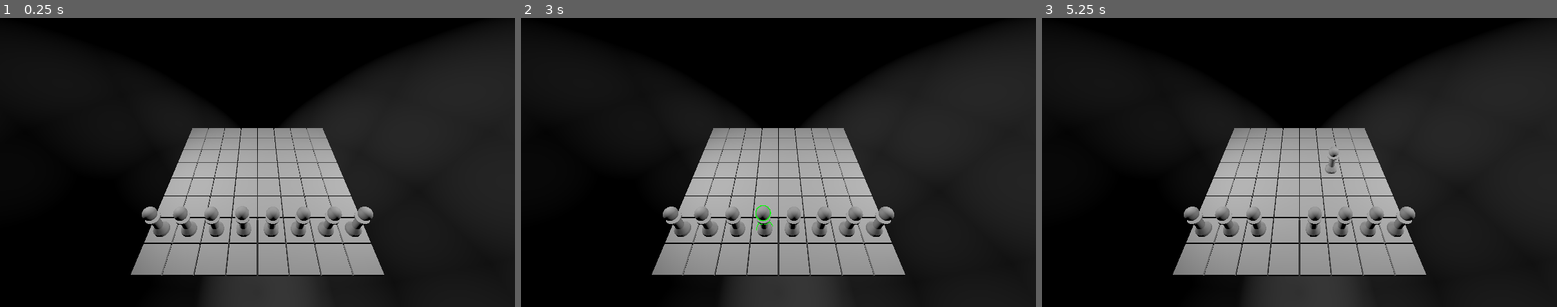
Above: before the commit, frames 1-3 (left to right).
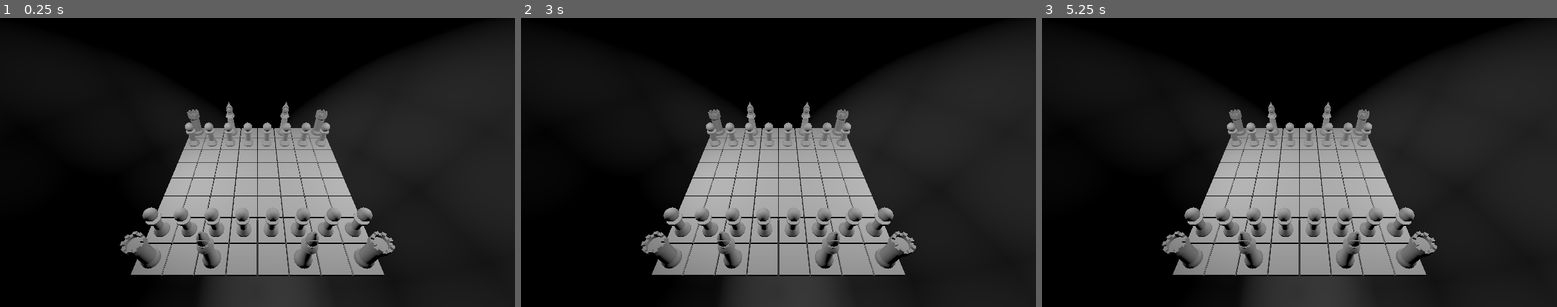
Above: after the commit, the same moments.

Repository: TheLuckyKing25/chess_plus
Game: Godot game, scene res://node_3d.tscn
Same seed, same stepped clock (60 frames per second), same inputs: the game is played once before the commit and once after it.
Inputs (mouse positions are in pixels of both pictures, inside the frame that each line leads up to):
- Up to frame 1 (0.25 s): no input
- Up to frame 2 (3 s): tap Enter at 0.5, 2 s; move the mouse to (891, 148) at 0.52 s; click (891, 148) at 0.67 s; tap Space at 1.25, 2.75 s; move the mouse to (675, 176) at 1.27 s; click (675, 176) at 1.42 s; move the mouse to (830, 98) at 2.02 s; click (830, 98) at 2.17 s; move the mouse to (752, 220) at 2.77 s; click (752, 220) at 2.92 s
- Up to frame 3 (5.25 s): tap Enter at 3.5 s; move the mouse to (1454, 205) at 3.52 s; click (1454, 205) at 3.67 s; tap Space at 4.25 s; move the mouse to (1145, 119) at 4.27 s; click (1145, 119) at 4.42 s; move the mouse to (1325, 162) at 5.02 s; click (1325, 162) at 5.17 s

The runs differ from the first frame. In frame 1, 3.3% of the frame differs, in the area x 23-77%, y 29-87%; in frame 2, 3.3%; in frame 3, 3.5%.

Commit message:
Changed piece parents. General selection scripts.
Added the selection scripts from the Pawn to the Rook and Bishop.

Changed the names of the scripts to make it clear what each script does.

Moved the pieces from the main scene to the board scene. Each piece is now a child of the tile it is on, which should make it easier to detect empty tiles.

I also made it so two pieces cannot occupy the same tile, but this might need to be changed in the future.

Diff:
--- a/Bishop.tscn
+++ b/Bishop.tscn
@@ -1,10 +1,11 @@
-[gd_scene load_steps=4 format=3 uid="uid://b4axunshn8kgc"]
+[gd_scene load_steps=5 format=3 uid="uid://b4axunshn8kgc"]
 
+[ext_resource type="Script" uid="uid://r66mv5p80r5" path="res://piece_selection.gd" id="1_pt3tq"]
 [ext_resource type="ArrayMesh" uid="uid://bh6148leh6x14" path="res://assets/bishop_mesh.obj" id="1_wqw4l"]
 
-[sub_resource type="BoxShape3D" id="BoxShape3D_wqw4l"]
+[sub_resource type="BoxShape3D" id="BoxShape3D_ny8vt"]
 margin = 0.0
-size = Vector3(2.35426, 7.00203, 2.42313)
+size = Vector3(2, 4.5, 2)
 
 [sub_resource type="StandardMaterial3D" id="StandardMaterial3D_pt3tq"]
 cull_mode = 1
@@ -13,23 +14,25 @@
 grow = true
 grow_amount = 0.1
 
-[node name="Node3D" type="Node3D"]
+[node name="Bishop" type="Node3D"]
 
 [node name="AnimatableBody3D" type="AnimatableBody3D" parent="."]
-
-[node name="CollisionShape3D" type="CollisionShape3D" parent="AnimatableBody3D"]
-transform = Transform3D(0.3, 0, 0, 0, 0.3, 0, 0, 0, 0.3, 0.00333474, 1.04922, 0.00370387)
-visible = false
-shape = SubResource("BoxShape3D_wqw4l")
+script = ExtResource("1_pt3tq")
 
 [node name="Mesh" type="MeshInstance3D" parent="AnimatableBody3D"]
-transform = Transform3D(0.3, 0, 0, 0, 0.3, 0, 0, 0, 0.3, 0, 0, 0)
+transform = Transform3D(-1.31134e-08, 0, -0.3, 0, 0.3, 0, 0.3, 0, -1.31134e-08, 0, 0, 0)
 mesh = ExtResource("1_wqw4l")
 skeleton = NodePath("../../..")
 
+[node name="CollisionShape3D" type="CollisionShape3D" parent="AnimatableBody3D"]
+transform = Transform3D(0.3, 0, 0, 0, 0.3, 0, 0, 0, 0.3, 0.003, 0.677, 0.004)
+shape = SubResource("BoxShape3D_ny8vt")
+
 [node name="Outline" type="MeshInstance3D" parent="AnimatableBody3D"]
-transform = Transform3D(0.3, 0, 0, 0, 0.3, 0, 0, 0, 0.3, 0, 0, 0)
+transform = Transform3D(-1.31134e-08, 0, -0.3, 0, 0.3, 0, 0.3, 0, -1.31134e-08, 0, 0, 0)
 material_override = SubResource("StandardMaterial3D_pt3tq")
 extra_cull_margin = 36.03
 mesh = ExtResource("1_wqw4l")
 skeleton = NodePath("../..")
+
+[connection signal="input_event" from="AnimatableBody3D" to="AnimatableBody3D" method="_on_input_event"]
--- a/Board.tscn
+++ b/Board.tscn
@@ -1,17 +1,24 @@
-[gd_scene load_steps=2 format=3 uid="uid://vqvs470xc1lw"]
+[gd_scene load_steps=5 format=3 uid="uid://vqvs470xc1lw"]
 
 [ext_resource type="PackedScene" uid="uid://bgn763vrxmmcu" path="res://Tile.tscn" id="1_nd4as"]
-
-[node name="Node3D" type="Node3D"]
+[ext_resource type="PackedScene" uid="uid://b2wm4ux7jjth6" path="res://Rook.tscn" id="2_3ng4l"]
+[ext_resource type="PackedScene" uid="uid://c54qlxs7mr3qm" path="res://Pawn.tscn" id="3_otxgx"]
+[ext_resource type="PackedScene" uid="uid://b4axunshn8kgc" path="res://Bishop.tscn" id="4_hq5ls"]
+
+[node name="Board" type="Node3D"]
 
 [node name="Row 1" type="Node3D" parent="."]
 
 [node name="Tile1" parent="Row 1" instance=ExtResource("1_nd4as")]
 transform = Transform3D(1, 0, 0, 0, 1, 0, 0, 0, 1, 0, 0, -0.000168562)
 
+[node name="Rook" parent="Row 1/Tile1" instance=ExtResource("2_3ng4l")]
+
 [node name="Tile2" parent="Row 1" instance=ExtResource("1_nd4as")]
 transform = Transform3D(1, 0, 0, 0, 1, 0, 0, 0, 1, 0, 0, 1)
 
+[node name="Pawn" parent="Row 1/Tile2" instance=ExtResource("3_otxgx")]
+
 [node name="Tile3" parent="Row 1" instance=ExtResource("1_nd4as")]
 transform = Transform3D(1, 0, 0, 0, 1, 0, 0, 0, 1, 0, 0, 2)
 
@@ -27,8 +34,12 @@
 [node name="Tile7" parent="Row 1" instance=ExtResource("1_nd4as")]
 transform = Transform3D(1, 0, 0, 0, 1, 0, 0, 0, 1, 0, 0, 6)
 
+[node name="Pawn" parent="Row 1/Tile7" instance=ExtResource("3_otxgx")]
+
 [node name="Tile8" parent="Row 1" instance=ExtResource("1_nd4as")]
 transform = Transform3D(1, 0, 0, 0, 1, 0, 0, 0, 1, 0, 0, 7)
+
+[node name="Rook" parent="Row 1/Tile8" instance=ExtResource("2_3ng4l")]
 
 [node name="Row 2" type="Node3D" parent="."]
 transform = Transform3D(1, 0, 0, 0, 1, 0, 0, 0, 1, 1, 0, 0)
@@ -38,6 +49,8 @@
 [node name="Tile2" parent="Row 2" instance=ExtResource("1_nd4as")]
 transform = Transform3D(1, 0, 0, 0, 1, 0, 0, 0, 1, 0, 0, 1)
 
+[node name="Pawn" parent="Row 2/Tile2" instance=ExtResource("3_otxgx")]
+
 [node name="Tile3" parent="Row 2" instance=ExtResource("1_nd4as")]
 transform = Transform3D(1, 0, 0, 0, 1, 0, 0, 0, 1, 0, 0, 2)
 
@@ -52,6 +65,8 @@
 
 [node name="Tile7" parent="Row 2" instance=ExtResource("1_nd4as")]
 transform = Transform3D(1, 0, 0, 0, 1, 0, 0, 0, 1, 0, 0, 6)
+
+[node name="Pawn" parent="Row 2/Tile7" instance=ExtResource("3_otxgx")]
 
 [node name="Tile8" parent="Row 2" instance=ExtResource("1_nd4as")]
 transform = Transform3D(1, 0, 0, 0, 1, 0, 0, 0, 1, 0, 0, 7)
@@ -61,9 +76,13 @@
 
 [node name="Tile1" parent="Row 3" instance=ExtResource("1_nd4as")]
 
+[node name="Bishop" parent="Row 3/Tile1" instance=ExtResource("4_hq5ls")]
+
 [node name="Tile2" parent="Row 3" instance=ExtResource("1_nd4as")]
 transform = Transform3D(1, 0, 0, 0, 1, 0, 0, 0, 1, 0, 0, 1)
 
+[node name="Pawn" parent="Row 3/Tile2" instance=ExtResource("3_otxgx")]
+
 [node name="Tile3" parent="Row 3" instance=ExtResource("1_nd4as")]
 transform = Transform3D(1, 0, 0, 0, 1, 0, 0, 0, 1, 0, 0, 2)
 
@@ -79,8 +98,12 @@
 [node name="Tile7" parent="Row 3" instance=ExtResource("1_nd4as")]
 transform = Transform3D(1, 0, 0, 0, 1, 0, 0, 0, 1, 0, 0, 6)
 
+[node name="Pawn" parent="Row 3/Tile7" instance=ExtResource("3_otxgx")]
+
 [node name="Tile8" parent="Row 3" instance=ExtResource("1_nd4as")]
 transform = Transform3D(1, 0, 0, 0, 1, 0, 0, 0, 1, 0, 0, 7)
+
+[node name="Bishop" parent="Row 3/Tile8" instance=ExtResource("4_hq5ls")]
 
 [node name="Row 4" type="Node3D" parent="."]
 transform = Transform3D(1, 0, 0, 0, 1, 0, 0, 0, 1, 3, 0, 0)
@@ -90,6 +113,8 @@
 [node name="Tile2" parent="Row 4" instance=ExtResource("1_nd4as")]
 transform = Transform3D(1, 0, 0, 0, 1, 0, 0, 0, 1, 0, 0, 1)
 
+[node name="Pawn" parent="Row 4/Tile2" instance=ExtResource("3_otxgx")]
+
 [node name="Tile3" parent="Row 4" instance=ExtResource("1_nd4as")]
 transform = Transform3D(1, 0, 0, 0, 1, 0, 0, 0, 1, 0, 0, 2)
 
@@ -104,6 +129,8 @@
 
 [node name="Tile7" parent="Row 4" instance=ExtResource("1_nd4as")]
 transform = Transform3D(1, 0, 0, 0, 1, 0, 0, 0, 1, 0, 0, 6)
+
+[node name="Pawn" parent="Row 4/Tile7" instance=ExtResource("3_otxgx")]
 
 [node name="Tile8" parent="Row 4" instance=ExtResource("1_nd4as")]
 transform = Transform3D(1, 0, 0, 0, 1, 0, 0, 0, 1, 0, 0, 7)
@@ -116,6 +143,8 @@
 [node name="Tile2" parent="Row 5" instance=ExtResource("1_nd4as")]
 transform = Transform3D(1, 0, 0, 0, 1, 0, 0, 0, 1, 0, 0, 1)
 
+[node name="Pawn" parent="Row 5/Tile2" instance=ExtResource("3_otxgx")]
+
 [node name="Tile3" parent="Row 5" instance=ExtResource("1_nd4as")]
 transform = Transform3D(1, 0, 0, 0, 1, 0, 0, 0, 1, 0, 0, 2)
 
@@ -130,6 +159,8 @@
 
 [node name="Tile7" parent="Row 5" instance=ExtResource("1_nd4as")]
 transform = Transform3D(1, 0, 0, 0, 1, 0, 0, 0, 1, 0, 0, 6)
+
+[node name="Pawn" parent="Row 5/Tile7" instance=ExtResource("3_otxgx")]
 
 [node name="Tile8" parent="Row 5" instance=ExtResource("1_nd4as")]
 transform = Transform3D(1, 0, 0, 0, 1, 0, 0, 0, 1, 0, 0, 7)
@@ -139,9 +170,13 @@
 
 [node name="Tile1" parent="Row 6" instance=ExtResource("1_nd4as")]
 
+[node name="Bishop" parent="Row 6/Tile1" instance=ExtResource("4_hq5ls")]
+
 [node name="Tile2" parent="Row 6" instance=ExtResource("1_nd4as")]
 transform = Transform3D(1, 0, 0, 0, 1, 0, 0, 0, 1, 0, 0, 1)
 
+[node name="Pawn" parent="Row 6/Tile2" instance=ExtResource("3_otxgx")]
+
 [node name="Tile3" parent="Row 6" instance=ExtResource("1_nd4as")]
 transform = Transform3D(1, 0, 0, 0, 1, 0, 0, 0, 1, 0, 0, 2)
 
@@ -157,8 +192,12 @@
 [node name="Tile7" parent="Row 6" instance=ExtResource("1_nd4as")]
 transform = Transform3D(1, 0, 0, 0, 1, 0, 0, 0, 1, 0, 0, 6)
 
+[node name="Pawn" parent="Row 6/Tile7" instance=ExtResource("3_otxgx")]
+
 [node name="Tile8" parent="Row 6" instance=ExtResource("1_nd4as")]
 transform = Transform3D(1, 0, 0, 0, 1, 0, 0, 0, 1, 0, 0, 7)
+
+[node name="Bishop" parent="Row 6/Tile8" instance=ExtResource("4_hq5ls")]
 
 [node name="Row 7" type="Node3D" parent="."]
 transform = Transform3D(1, 0, 0, 0, 1, 0, 0, 0, 1, 6, 0, 0)
@@ -168,6 +207,8 @@
 [node name="Tile2" parent="Row 7" instance=ExtResource("1_nd4as")]
 transform = Transform3D(1, 0, 0, 0, 1, 0, 0, 0, 1, 0, 0, 1)
 
+[node name="Pawn" parent="Row 7/Tile2" instance=ExtResource("3_otxgx")]
+
 [node name="Tile3" parent="Row 7" instance=ExtResource("1_nd4as")]
 transform = Transform3D(1, 0, 0, 0, 1, 0, 0, 0, 1, 0, 0, 2)
 
@@ -182,6 +223,8 @@
 
 [node name="Tile7" parent="Row 7" instance=ExtResource("1_nd4as")]
 transform = Transform3D(1, 0, 0, 0, 1, 0, 0, 0, 1, 0, 0, 6)
+
+[node name="Pawn" parent="Row 7/Tile7" instance=ExtResource("3_otxgx")]
 
 [node name="Tile8" parent="Row 7" instance=ExtResource("1_nd4as")]
 transform = Transform3D(1, 0, 0, 0, 1, 0, 0, 0, 1, 0, 0, 7)
@@ -191,9 +234,13 @@
 
 [node name="Tile1" parent="Row 8" instance=ExtResource("1_nd4as")]
 
+[node name="Rook" parent="Row 8/Tile1" instance=ExtResource("2_3ng4l")]
+
 [node name="Tile2" parent="Row 8" instance=ExtResource("1_nd4as")]
 transform = Transform3D(1, 0, 0, 0, 1, 0, 0, 0, 1, 0, 0, 1)
 
+[node name="Pawn" parent="Row 8/Tile2" instance=ExtResource("3_otxgx")]
+
 [node name="Tile3" parent="Row 8" instance=ExtResource("1_nd4as")]
 transform = Transform3D(1, 0, 0, 0, 1, 0, 0, 0, 1, 0, 0, 2)
 
@@ -209,5 +256,9 @@
 [node name="Tile7" parent="Row 8" instance=ExtResource("1_nd4as")]
 transform = Transform3D(1, 0, 0, 0, 1, 0, 0, 0, 1, 0, 0, 6)
 
+[node name="Pawn" parent="Row 8/Tile7" instance=ExtResource("3_otxgx")]
+
 [node name="Tile8" parent="Row 8" instance=ExtResource("1_nd4as")]
 transform = Transform3D(1, 0, 0, 0, 1, 0, 0, 0, 1, 0, 0, 7)
+
+[node name="Rook" parent="Row 8/Tile8" instance=ExtResource("2_3ng4l")]
--- a/Pawn.tscn
+++ b/Pawn.tscn
@@ -1,11 +1,11 @@
 [gd_scene load_steps=5 format=3 uid="uid://c54qlxs7mr3qm"]
 
-[ext_resource type="Script" uid="uid://r66mv5p80r5" path="res://pawn.gd" id="1_soa38"]
+[ext_resource type="Script" uid="uid://r66mv5p80r5" path="res://piece_selection.gd" id="1_soa38"]
 [ext_resource type="ArrayMesh" uid="uid://bhpxj4ybm00m3" path="res://assets/pawn_mesh.obj" id="2_iexdo"]
 
 [sub_resource type="BoxShape3D" id="BoxShape3D_ny8vt"]
 margin = 0.0
-size = Vector3(2.19, 4.73156, 1.985)
+size = Vector3(2, 4.5, 2)
 
 [sub_resource type="StandardMaterial3D" id="StandardMaterial3D_soa38"]
 cull_mode = 1
@@ -20,7 +20,7 @@
 script = ExtResource("1_soa38")
 
 [node name="CollisionShape3D" type="CollisionShape3D" parent="AnimatableBody3D"]
-transform = Transform3D(0.3, 0, 0, 0, 0.3, 0, 0, 0, 0.3, 0, 0.70865, 0)
+transform = Transform3D(0.3, 0, 0, 0, 0.3, 0, 0, 0, 0.3, 0, 0.676774, 0)
 shape = SubResource("BoxShape3D_ny8vt")
 
 [node name="Mesh" type="MeshInstance3D" parent="AnimatableBody3D"]
--- a/Rook.tscn
+++ b/Rook.tscn
@@ -1,10 +1,11 @@
-[gd_scene load_steps=4 format=3 uid="uid://b2wm4ux7jjth6"]
+[gd_scene load_steps=5 format=3 uid="uid://b2wm4ux7jjth6"]
 
 [ext_resource type="ArrayMesh" uid="uid://047i1asw03nw" path="res://assets/rook_mesh.obj" id="1_k1fmh"]
+[ext_resource type="Script" uid="uid://r66mv5p80r5" path="res://piece_selection.gd" id="1_tl03q"]
 
-[sub_resource type="BoxShape3D" id="BoxShape3D_tl03q"]
+[sub_resource type="BoxShape3D" id="BoxShape3D_ny8vt"]
 margin = 0.0
-size = Vector3(2.35426, 4.93805, 2.42313)
+size = Vector3(2, 4.5, 2)
 
 [sub_resource type="StandardMaterial3D" id="StandardMaterial3D_pfsve"]
 cull_mode = 1
@@ -13,14 +14,14 @@
 grow = true
 grow_amount = 0.1
 
-[node name="Node3D" type="Node3D"]
+[node name="Rook" type="Node3D"]
 
 [node name="AnimatableBody3D" type="AnimatableBody3D" parent="."]
+script = ExtResource("1_tl03q")
 
 [node name="CollisionShape3D" type="CollisionShape3D" parent="AnimatableBody3D"]
-transform = Transform3D(0.3, 0, 0, 0, 0.3, 0, 0, 0, 0.3, 0.00333474, 0.739623, 0.00370387)
-visible = false
-shape = SubResource("BoxShape3D_tl03q")
+transform = Transform3D(0.3, 0, 0, 0, 0.3, 0, 0, 0, 0.3, 0.003, 0.677, 0.004)
+shape = SubResource("BoxShape3D_ny8vt")
 
 [node name="Mesh" type="MeshInstance3D" parent="AnimatableBody3D"]
 transform = Transform3D(0.3, 0, 0, 0, 0.3, 0, 0, 0, 0.3, 0, 0, 0)
@@ -33,3 +34,5 @@
 extra_cull_margin = 36.03
 mesh = ExtResource("1_k1fmh")
 skeleton = NodePath("../..")
+
+[connection signal="input_event" from="AnimatableBody3D" to="AnimatableBody3D" method="_on_input_event"]
--- a/Tile.tscn
+++ b/Tile.tscn
@@ -1,6 +1,6 @@
 [gd_scene load_steps=4 format=3 uid="uid://bgn763vrxmmcu"]
 
-[ext_resource type="Script" uid="uid://c4d03d2w5vn64" path="res://tile.gd" id="1_j13wd"]
+[ext_resource type="Script" uid="uid://c4d03d2w5vn64" path="res://tile_selection.gd" id="1_j13wd"]
 
 [sub_resource type="BoxMesh" id="BoxMesh_iixfe"]
 size = Vector3(0.95, 0.1, 0.95)
--- a/global.gd
+++ b/global.gd
@@ -2,7 +2,16 @@
 extends Node
 
 var is_piece_selected = true
-
 # sets the variables to the objects selected, allowing them to be addressed in other scripts.
 var piece_selected = null
 var tile_selected = null
+
+func _process(delta: float) -> void:
+	# Moves the selected piece the the selected tile by setting the piece's XZ coordinates to
+	# the tile's XZ coordinates while keeping the piece's Y coordinate.
+	if piece_selected != null and tile_selected != null:
+		if tile_selected.get_child_count() == 2:
+			piece_selected.reparent(tile_selected)
+			piece_selected.global_position = tile_selected.global_position * Vector3(1,0,1) + piece_selected.global_position * Vector3(0,1,0)
+			piece_selected = null
+			tile_selected = null
--- a/node_3d.tscn
+++ b/node_3d.tscn
@@ -1,6 +1,5 @@
-[gd_scene load_steps=5 format=3 uid="uid://h7v0gyqyq0h7"]
+[gd_scene load_steps=4 format=3 uid="uid://h7v0gyqyq0h7"]
 
-[ext_resource type="PackedScene" uid="uid://c54qlxs7mr3qm" path="res://Pawn.tscn" id="1_a202f"]
 [ext_resource type="PackedScene" uid="uid://vqvs470xc1lw" path="res://Board.tscn" id="2_noarx"]
 
 [sub_resource type="StandardMaterial3D" id="StandardMaterial3D_noarx"]
@@ -41,36 +40,10 @@
 transform = Transform3D(1, 0, 0, 0, 1, 0, 0, 0, 1, -3.5, -0.06, -3.5)
 
 [node name="Sky" type="MeshInstance3D" parent="."]
-transform = Transform3D(1, 0, 0, 0, 1, 0, 0, 0, 1, 0.0134697, 0.0772486, -0.0888052)
+transform = Transform3D(1, 0, 0, 0, 1, 0, 0, 0, 1, -0.101152, 0.162909, -0.163746)
 cast_shadow = 0
 gi_mode = 0
 mesh = SubResource("SphereMesh_noarx")
-
-[node name="Pieces" type="Node3D" parent="."]
-
-[node name="Pawn" parent="Pieces" instance=ExtResource("1_a202f")]
-transform = Transform3D(1, 0, 0, 0, 1, 0, 0, 0, 1, -3.5, 0, 2.5)
-
-[node name="Pawn2" parent="Pieces" instance=ExtResource("1_a202f")]
-transform = Transform3D(1, 0, 0, 0, 1, 0, 0, 0, 1, -2.5, 0, 2.5)
-
-[node name="Pawn3" parent="Pieces" instance=ExtResource("1_a202f")]
-transform = Transform3D(1, 0, 0, 0, 1, 0, 0, 0, 1, -1.5, 0, 2.5)
-
-[node name="Pawn4" parent="Pieces" instance=ExtResource("1_a202f")]
-transform = Transform3D(1, 0, 0, 0, 0.999821, 0.0189008, 0, -0.0189008, 0.999821, -0.5, 0, 2.5)
-
-[node name="Pawn5" parent="Pieces" instance=ExtResource("1_a202f")]
-transform = Transform3D(1, 0, 0, 0, 1, 0, 0, 0, 1, 0.5, 0, 2.5)
-
-[node name="Pawn6" parent="Pieces" instance=ExtResource("1_a202f")]
-transform = Transform3D(1, 0, 0, 0, 1, 0, 0, 0, 1, 1.5, 0, 2.5)
-
-[node name="Pawn7" parent="Pieces" instance=ExtResource("1_a202f")]
-transform = Transform3D(1, 0, 0, 0, 1, 0, 0, 0, 1, 3.5, 0, 2.5)
-
-[node name="Pawn8" parent="Pieces" instance=ExtResource("1_a202f")]
-transform = Transform3D(1, 0, 0, 0, 1, 0, 0, 0, 1, 2.5, 0, 2.5)
 
 [node name="SpotLight3D2" type="SpotLight3D" parent="."]
 transform = Transform3D(0.70721, -0.00860124, 0.706952, -0.706999, -0.0123407, 0.707107, 0.00264228, -0.999887, -0.0148085, 8.34661, 6.2614, -0.020977)
--- a/tile.gd
+++ b/tile_selection.gd
@@ -14,11 +14,3 @@
 			var clicked_object = result.collider
 			Global.tile_selected = clicked_object
 			print(clicked_object)
-
-			# Moves the selected piece the the selected tile by matching the piece's XZ coordinates with
-			# the tile's XZ coordinates.
-			# this should be moved to the Pawn script since it affects the Pawn.
-			if Global.piece_selected != null:
-				Global.piece_selected.global_position = Global.tile_selected.global_position * Vector3(1,0,1)
-				Global.tile_selected = null
-				Global.piece_selected = null
Renamed: pawn.gd -> piece_selection.gd
Renamed: pawn.gd.uid -> piece_selection.gd.uid
Renamed: tile.gd.uid -> tile_selection.gd.uid
